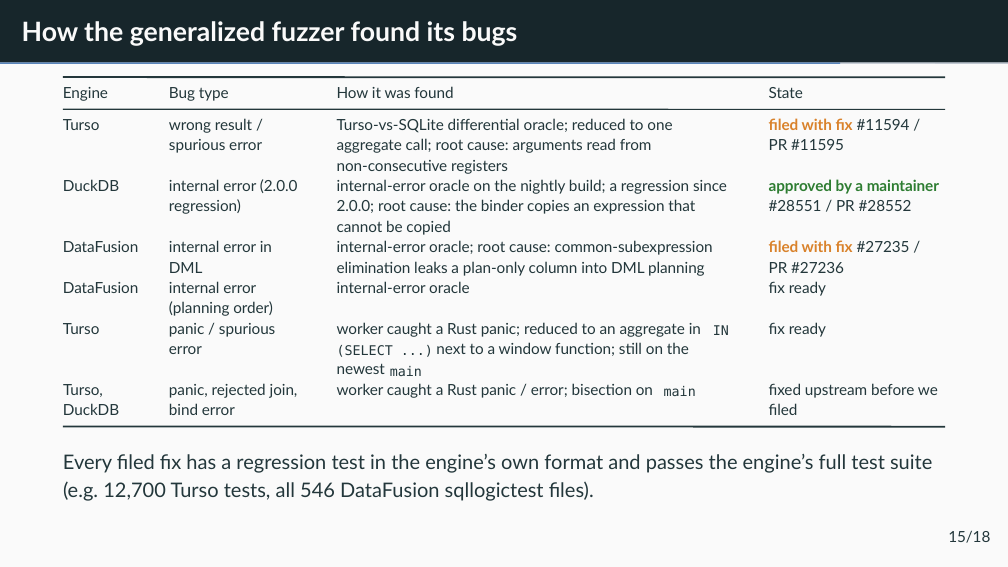
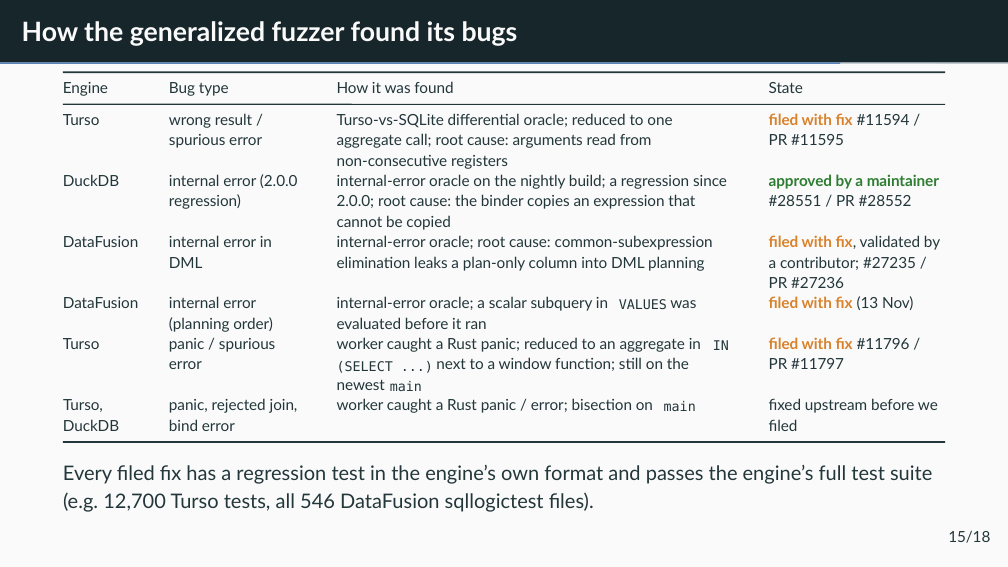
Before and after one commit to v28k/cs5187-term-project, a slide deck: slide 19 of completion/slides/final_presentation.pptx. Drawn at 1008x567 pixels with LibreOffice and Linux fonts; fonts in the diff are those of the drawing. Boxes give left, top, right and bottom in pixels: in the first picture for what was removed or moved away, otherwise in the second. Text is boxed around its words. In the diff, an @@ line names an element or a change of style, - is before the commit and + after.

Commit message:
Generalized fuzzer: five filed bugs, rule-kernel result and reproduce_generalized.sh in paper, slides and guide

```diff
--- a/completion/slides/final_presentation.pptx
+++ b/completion/slides/final_presentation.pptx
@@ 25 texts, 2 lines moved together from (x1=62, y1=77, x2=946, y2=276) to (x1=62, y1=72, x2=946, y2=271) @@
@@ text at (x1=769, y1=235, x2=940, y2=250): text changed; text colour #D9822B to #23373B; bold off @@
-ﬁled with ﬁx #27235 /
+ﬁled with ﬁx, validated by
@@ text added at (x1=769, y1=256, x2=916, y2=270), 6.9 pt, text #23373B @@
+a contributor; #27235 /
@@ text at (x1=337, y1=296, x2=608, y2=311): text changed @@
-internal-error oracle
+internal-error oracle; a scalar subquery in
@@ text added at (x1=619, y1=299, x2=667, y2=309), 6 pt, text #23373B @@
+VALUES
@@ text removed at (x1=769, y1=281, x2=826, y2=296) @@
-ﬁx ready
@@ text added at (x1=769, y1=296, x2=913, y2=310), 6.9 pt, text #D9822B, bold @@
+ﬁled with ﬁx (13 Nov)
@@ text added at (x1=337, y1=317, x2=486, y2=329), 6.9 pt, text #23373B @@
+evaluated before it ran
@@ text added at (x1=670, y1=300, x2=696, y2=308), 6.9 pt, text #23373B @@
+was
@@ text removed at (x1=769, y1=322, x2=826, y2=337) @@
-ﬁx ready
@@ text added at (x1=769, y1=337, x2=910, y2=349), 6.9 pt, text #D9822B, bold @@
+ﬁled with ﬁx #11796 /
@@ text added at (x1=769, y1=358, x2=844, y2=369), 6.9 pt, text #23373B @@
+PR #11797
@@ 21 texts, 1 line moved together from (x1=62, y1=262, x2=946, y2=427) to (x1=62, y1=277, x2=946, y2=442) @@
@@ text "Every ﬁled ﬁx has a ..." moved from (x1=63, y1=454, x2=932, y2=473) to (x1=63, y1=465, x2=932, y2=484) @@
@@ text "(e.g. 12,700 Turso tests, all ..." moved from (x1=63, y1=481, x2=594, y2=501) to (x1=63, y1=492, x2=594, y2=512) @@
```
Also in this commit, not shown: 1 other slide changed, 24 other files.
